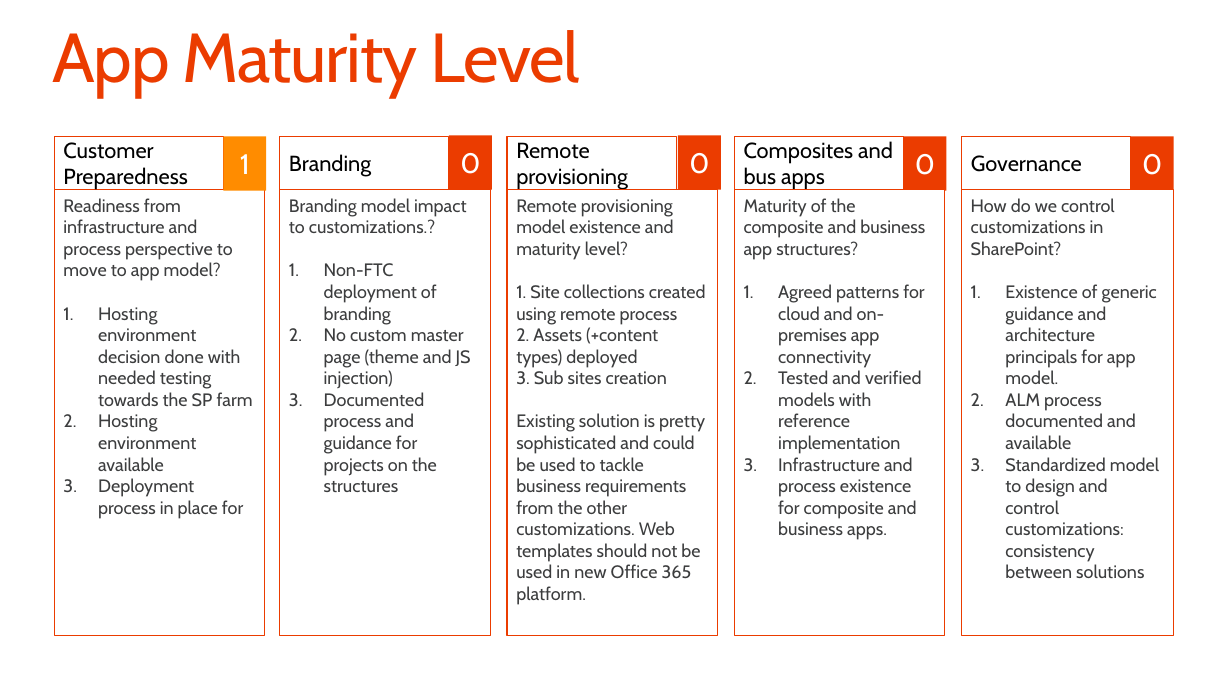
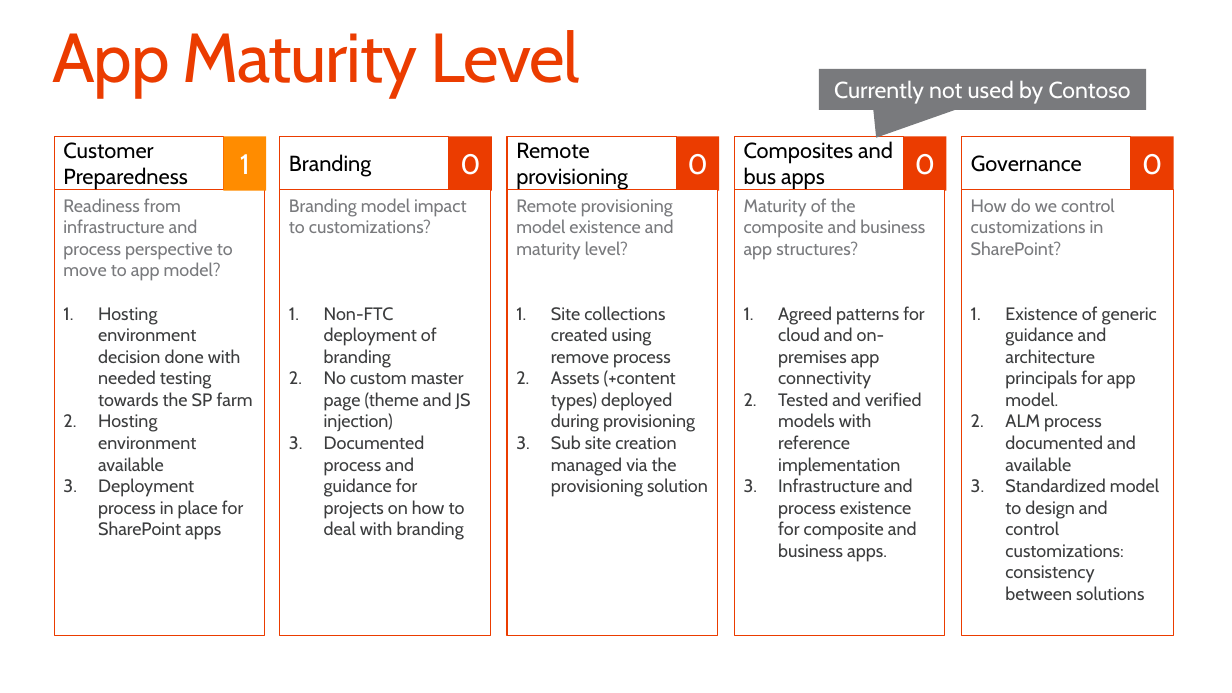
Before and after one commit to SharePoint/PnP-Guidance, a slide deck: slide 7 of PnP Transformation Process/Samples/PnP Transformation - Solution Design Report - Contoso.pptx. Drawn at 1232x693 pixels with LibreOffice and Linux fonts; fonts in the diff are those of the drawing; background and template pictures are left out. Boxes give left, top, right and bottom in pixels: in the first picture for what was removed or moved away, otherwise in the second. Text is boxed around its words. In the diff, an @@ line names an element or a change of style, - is before the commit and + after.

```diff
--- a/PnP Transformation Process/Samples/PnP Transformation - Solution Design Report - Contoso.pptx
+++ b/PnP Transformation Process/Samples/PnP Transformation - Solution Design Report - Contoso.pptx
@@ speech box added at [819,69,1146,110], fill #797A7D, 18 pt, text #FFFFFF @@
+Currently not used by Contoso
@@ text in rectangle at [63,198,233,281]: text colour #3C3D3E to #797A7D in "Readiness from infrastructure and process perspective to ..." @@
@@ text in rectangle at [289,198,467,233]: text changed; text colour #3C3D3E to #797A7D @@
-Branding model impact to customizations.?
+Branding model impact to customizations?
@@ text in rectangle at [516,199,674,260]: text colour #3C3D3E to #797A7D in "Remote provisioning model existence and maturity level?" @@
@@ text in rectangle at [744,198,925,260]: text colour #3C3D3E to #797A7D in "Maturity of the composite and business app ..." @@
@@ text in rectangle at [971,198,1115,255]: text colour #3C3D3E to #797A7D in "How do we control customizations in SharePoint?" @@
@@ text in rectangle at [551,306,708,497]: text changed @@
-1. Site collections created using remote process
-2. Assets (+content types) deployed
-3. Sub sites creation
-Existing solution is pretty sophisticated and could be used to tackle business requirements from the other customizations. Web templates should not be used in new Office 365 platform.
+1. Site collections created using remove process
+2. Assets (+content types) deployed during provisioning
+3. Sub site creation managed via the provisioning solution
@@ text in rectangle at [324,435,465,540]: text changed @@
-3. Documented process and guidance for projects on the structures
+3. Documented process and guidance for projects on how to deal with branding
@@ text in rectangle at [98,478,243,540]: text changed @@
-3. Deployment process in place for
+3. Deployment process in place for SharePoint apps
```
Also in this commit, not shown: 7 other slides changed, 5 other files.
